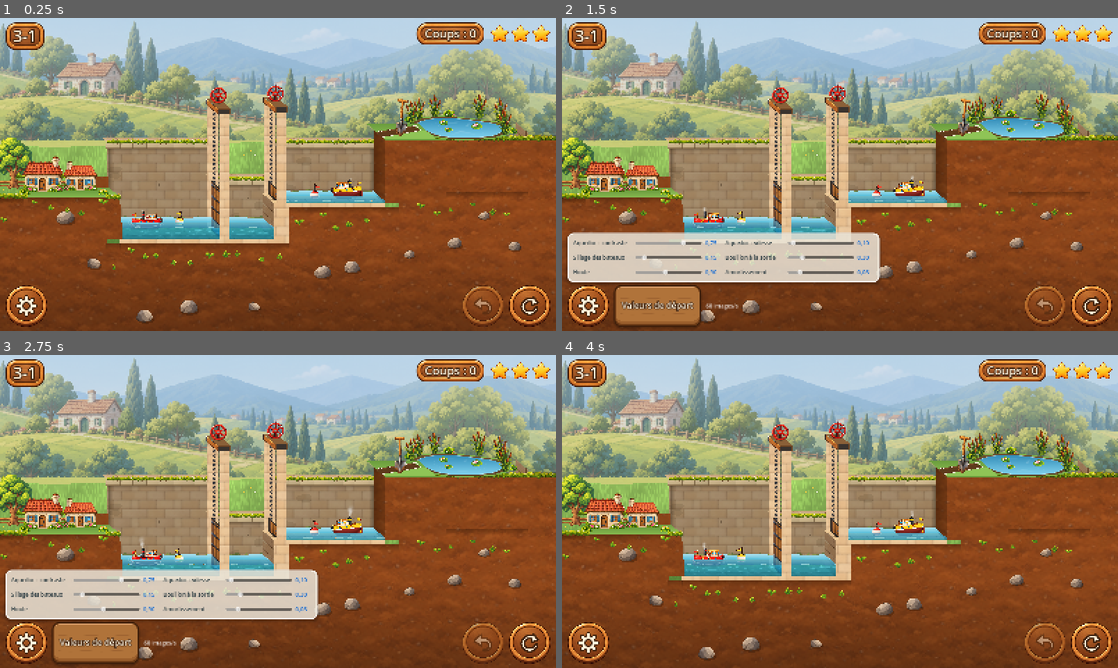
Above: before the commit, frames 1-4 (two rows, left to right).
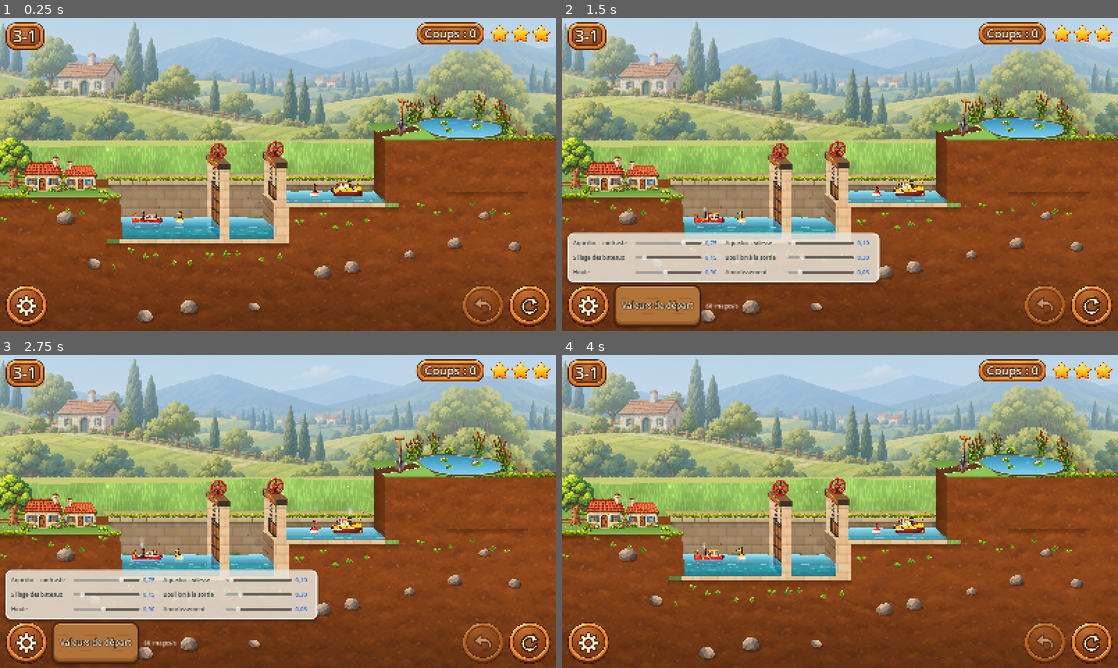
Above: after the commit, the same moments.

Repository: VincentDebaty/station
Game: Godot game, scene res://principal.tscn
Same seed, same stepped clock (60 frames per second), same inputs: the game is played once before the commit and once after it.
Inputs (mouse positions are in pixels of both pictures, inside the frame that each line leads up to):
- Up to frame 1 (0.25 s): no input
- Up to frame 2 (1.5 s): click (1090, 305) at 0.5 s; click (589, 305) at 1.25 s
- Up to frame 3 (2.75 s): click "Valeurs de départ" at 2 s
- Up to frame 4 (4 s): click (1090, 642) at 2.75 s; click (589, 642) at 3.52 s

The runs differ from the first frame. In frame 1, 7.1% of the frame differs, in the area x 17-68%, y 21-61%; in frame 2, 7.1%; in frame 3, 7.1%; in frame 4, 7.1%.

Commit message:
Sur le 3-1, le mur du bief aval et la porte de gauche s'alignent sur le sas
Vincent : « le mur du bassin de gauche est beaucoup trop haut, ainsi que
l'écluse de gauche ; on peut aligner au mur du milieu ». Le haut de la scène
suit le plus haut du niveau, et sur le 3-1 c'est la mare (à 8,6). Le mur du
fond du bief aval, réglé sur la berge générale, montait ainsi à 7,25, et les
portiques à 10,75, quand les portes n'ont que 4 de crête.
- Le mur d'un bief ne dépasse plus les ouvrages qui le bordent (leur crête +
  0,2, comme le sas), sans descendre sous son eau + 0,8.
- Le portique d'une porte se règle sur sa propre crête : 2,15 au-dessus.
Sur les niveaux où toutes les crêtes sont égales, rien ne change (1-2
photographié, identique).

Co-Authored-By: Claude Opus 5.5 <noreply@anthropic.com>

Diff:
--- a/prototypes/ecluses-godot/canal.gd
+++ b/prototypes/ecluses-godot/canal.gd
@@ -220,7 +220,11 @@
 			# identiques (lot 4) ; plus bas seulement : le vantail levé garde
 			# ~1,4 unité de place sous la traverse
 			var decale: float = [0.0, -0.3, -0.15][i % 3]
-			po.preparer(X(gl[i][0]), X(gl[i][1]), Y(float(l["seuil"])), Y(float(l["crete"])), Y(haut - 0.85 + decale), bas_radier, U,
+			# le portique se règle sur la crête de SA porte, pas sur le plus haut
+			# du niveau (la mare du 3-1 le montait bien trop haut) : 2,15 unités
+			# au-dessus, comme sur les niveaux où toutes les crêtes sont égales
+			var portique := minf(haut - 0.85, float(l["crete"]) + 2.15) + decale
+			po.preparer(X(gl[i][0]), X(gl[i][1]), Y(float(l["seuil"])), Y(float(l["crete"])), Y(portique), bas_radier, U,
 				SH_PIERRE, SH_BOIS, e["vanne"][i] if l.get("vanne", false) else e["ouvert"][i], _vantail_leve(e, i), _bas_ouvert(i))
 			add_child(po)
 			portes[i] = po
@@ -469,6 +473,14 @@
 			# un bief a des quais de pierre presque jusqu'à la berge : la prairie
 			# ne se voit qu'en haut, comme une pente qui s'éloigne
 			sommet = maxf(maxf(f + 2.5, berge - 1.6), float(b.get("niveau", f)) + 0.8)
+			# jamais plus haut que les ouvrages qui le bordent : sur le 3-1, la
+			# berge haute de la mare montait le mur du bief aval à 7,25, bien
+			# au-dessus du sas (Vincent : « aligner au mur du milieu »)
+			var bord := -INF
+			for j in [i - 1, i]:
+				if j >= 0 and j < N["liaisons"].size() and N["liaisons"][j].has("crete") and not _terrestre(j):
+					bord = maxf(bord, float(N["liaisons"][j]["crete"]) + 0.2)
+			if bord > -INF: sommet = maxf(minf(sommet, bord), float(b.get("niveau", f)) + 0.8)
 		if b["type"] == "reservoir":
 			sommets.append(_rive())
 			continue
